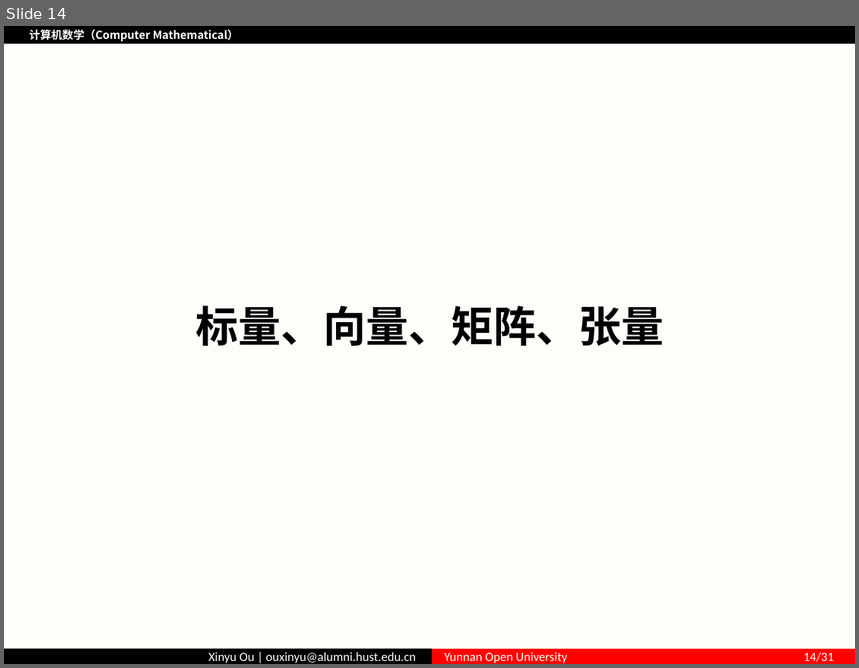
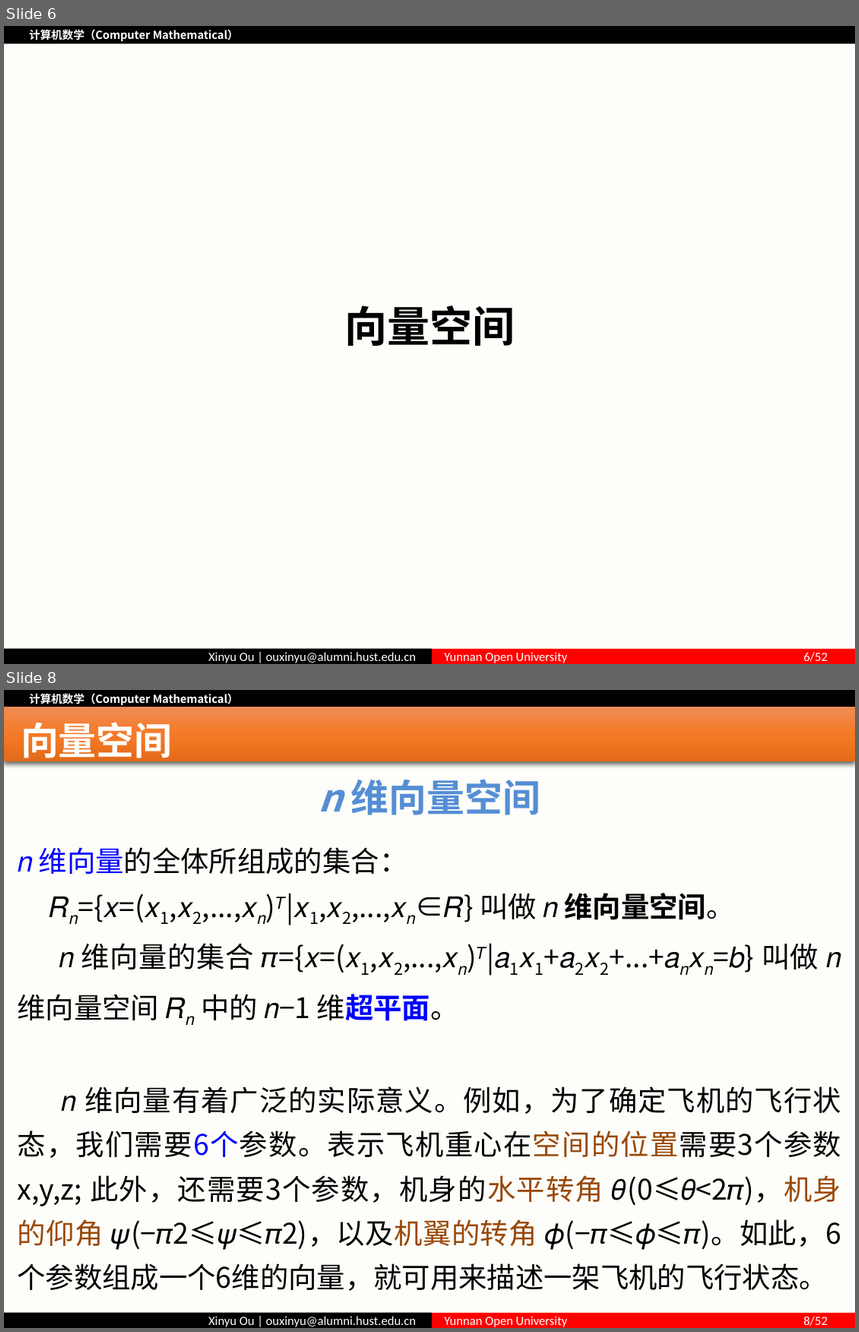
Before and after one commit to ouxinyu/Teaching, a slide deck: ComputerMath/PPT/第03讲 基底与坐标.pptx. Shown one above the other, each under a label of ours: slide 14 before the commit, slides 6 and 8 after it; the slides between them are not shown. The pictures are 859x668 and 859x1332 pixels, drawn with LibreOffice and Linux fonts; fonts in the diff are those of the drawing; background and template pictures are left out. Boxes give left, top, right and bottom in pixels: in the first picture for what was removed or moved away, otherwise in the second. Text is boxed around its words. In the diff, an @@ line names an element or a change of style, - is before the commit and + after.

```diff
--- a/ComputerMath/PPT/第03讲 基底与坐标.pptx
+++ b/ComputerMath/PPT/第03讲 基底与坐标.pptx
@@ slide 8 added at bbox=[4, 690, 855, 1328], background #FFFFFF; not listed: 4 template elements that a slide beside it also shows @@
@@ rectangle added at bbox=[4, 706, 855, 761], fill gradient #F18C57 to #F67B28 to #E56C19 @@
@@ title added at bbox=[21, 722, 172, 764], 32 pt, text #FFFFFF, bold @@
+向量空间
@@ text added at bbox=[319, 779, 541, 815], 32 pt, text #558ED5, bold @@
+n 维向量空间
@@ text added at bbox=[18, 847, 842, 1291], 24 pt, text #000000 @@
+𝑛 维向量的全体所组成的集合：
+𝑅𝑛={𝑥=(𝑥1,𝑥2,...,𝑥𝑛)𝑇|𝑥1,𝑥2,...,𝑥𝑛∈𝑅} 叫做 𝑛 维向量空间。
+𝑛 维向量的集合 𝜋={𝑥=(𝑥1,𝑥2,...,𝑥𝑛)𝑇|𝑎1𝑥1+𝑎2𝑥2+...+𝑎𝑛𝑥𝑛=𝑏} 叫做 𝑛 维向量空间 𝑅𝑛 中的 𝑛−1 维超平面。
+𝑛 维向量有着广泛的实际意义。例如，为了确定飞机的飞行状态，我们需要6个参数。表示飞机重心在空间的位置需要3个参数x,y,z; 此外，还需要3个参数，机身的水平转角 𝜃(0≤𝜃<2𝜋)，机身的仰角 𝜓(−𝜋2≤𝜓≤𝜋2)，以及机翼的转角 𝜙(−𝜋≤𝜙≤𝜋)。如此，6个参数组成一个6维的向量，就可用来描述一架飞机的飞行状态。
@@ what was slide 14 is now slide 6 @@
@@ slide 6 changed as well @@
@@ text at bbox=[344, 306, 515, 346]: text changed @@
-标量、向量、矩阵、张量
+向量空间
@@ text in rectangle at bbox=[444, 652, 828, 664]: text changed @@
-Yunnan Open University 14/31
+Yunnan Open University 6/52
```
Also in this commit, not shown: 5 other slides changed, 44 other slides added, 32 slides removed, 4 other files.
